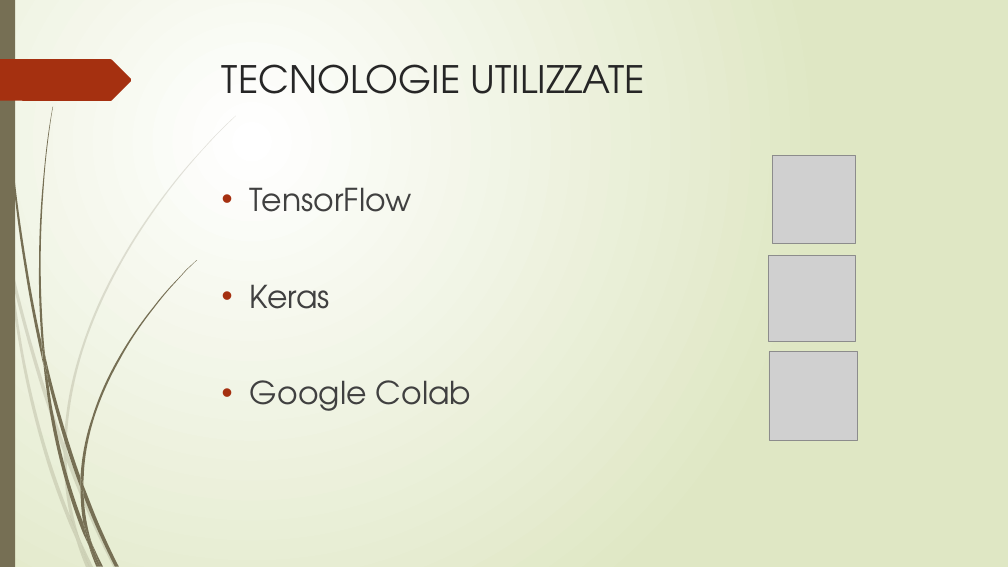
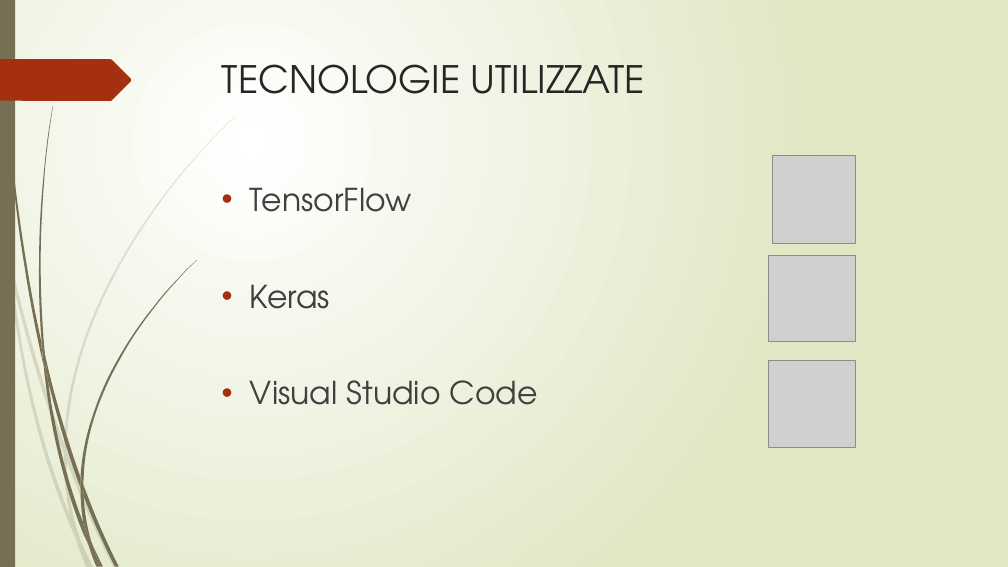
Before and after one commit to fpalomba/Segnali-Stradali, a slide deck: slide 3 of documentazione/Presentazione fia.pptx. Drawn at 1008x567 pixels with LibreOffice and Linux fonts; fonts in the diff are those of the drawing; grey boxes stand for pictures. Boxes give left, top, right and bottom in pixels: in the first picture for what was removed or moved away, otherwise in the second. Text is boxed around its words. In the diff, an @@ line names an element or a change of style, - is before the commit and + after.

```diff
--- a/documentazione/Presentazione fia.pptx
+++ b/documentazione/Presentazione fia.pptx
@@ text at [250, 380, 537, 405]: text changed @@
-• Google Colab
+• Visual Studio Code
@@ picture: place and size @@
-picture at [769, 352, 858, 440]
+picture at [769, 361, 855, 447]
```
Also in this commit, not shown: 5 other slides changed, 3 slides added, 1 other file.
